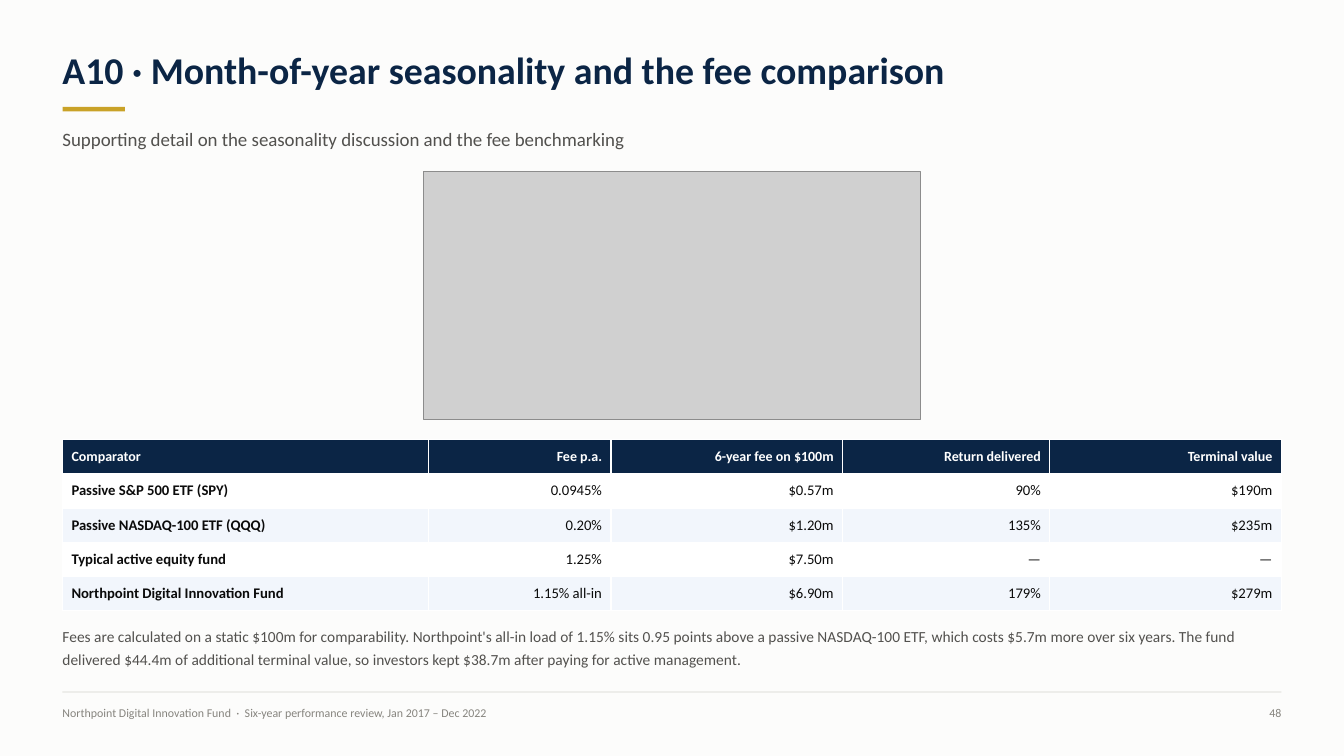
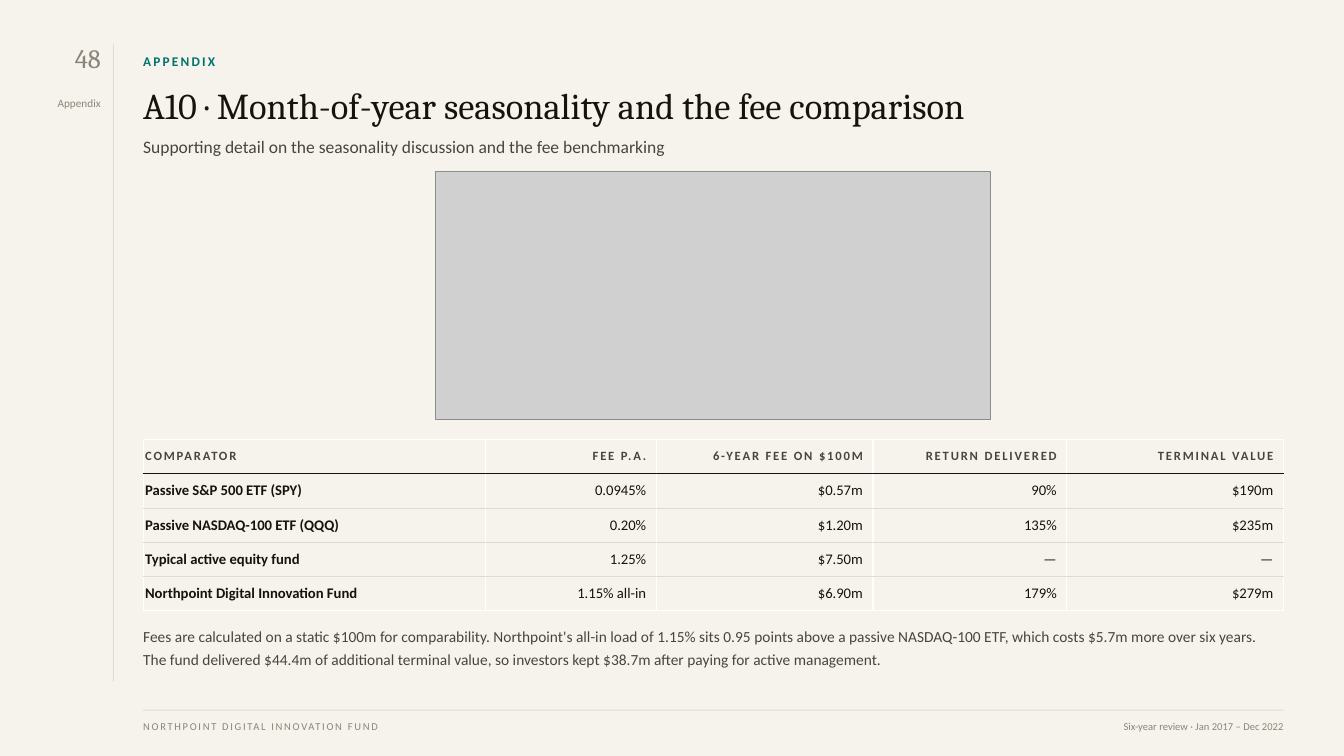
Before and after one commit to sleepdiff-web/CLAUDE, a slide deck: slide 48 of finc13303-portfolio-performance/deliverables/FINC13303_Ass2_PortfolioPerformance_14053836_OConnor.pptx. Drawn at 1344x756 pixels with LibreOffice and Linux fonts; fonts in the diff are those of the drawing; grey boxes stand for pictures. Boxes give left, top, right and bottom in pixels: in the first picture for what was removed or moved away, otherwise in the second. Text is boxed around its words. In the diff, an @@ line names an element or a change of style, - is before the commit and + after.

```diff
--- a/finc13303-portfolio-performance/deliverables/FINC13303_Ass2_PortfolioPerformance_14053836_OConnor.pptx
+++ b/finc13303-portfolio-performance/deliverables/FINC13303_Ass2_PortfolioPerformance_14053836_OConnor.pptx
@@ background #FCFCFB to #F6F3EC @@
@@ text "48": place and size @@
-text "48" at (1269,709,1281,717)
+text "48" at (75,50,101,68)
@@ text "48" at (75,50,101,68): size 8.5 to 19 pt, font Calibri to Cambria, text colour #86847E to #8C8478 @@
@@ rectangle added at (113,44,114,682), fill #E2DCCF @@
@@ text added at (143,57,215,66), 9.5 pt, text #00736A, bold @@
+APPENDIX
@@ text "A10 · Month-of-year seasonality and ...": place and size @@
-text "A10 · Month-of-year seasonality and ..." at (62,57,945,90)
+text "A10 · Month-of-year seasonality and ..." at (143,93,964,127)
@@ text "A10 · Month-of-year seasonality and ..." at (143,93,964,127): size 27 to 26 pt, font Calibri to Cambria, text colour #0B2545 to #16130F, bold off; line spacing 1.05 to 1.02 @@
@@ text added at (58,99,101,109), 8 pt, text #8C8478 @@
+Appendix
@@ rectangle removed at (63,107,125,111) @@
@@ text "Supporting detail on the seasonality ...": place and size @@
-text "Supporting detail on the seasonality ..." at (62,133,624,149)
+text "Supporting detail on the seasonality ..." at (143,141,664,156)
@@ text "Supporting detail on the seasonality ..." at (143,141,664,156): size 13.5 to 12.5 pt, text colour #52514E to #4A443C; line spacing 1.2 to 1.22 @@
@@ picture: place and size @@
-picture at (423,171,921,419)
+picture at (436,171,990,419)
@@ table at (143,440,1284,611) @@
-row 1: Comparator | Fee p.a. | 6-year fee on $100m | Return delivered | Terminal value
+row 1: COMPARATOR | FEE P.A. | 6-YEAR FEE ON $100M | RETURN DELIVERED | TERMINAL VALUE
@@ fill #0B2545 to none in row 1 @@
@@ fill #FFFFFF to none in 10 cells @@
@@ fill #F2F6FC to none in 10 cells @@
@@ text colour #0B0B0B to #16130F in "Passive S&P 500 ETF (SPY)", "0.0945%", "$0.57m", "90%" and 16 more places @@
@@ borders changed @@
@@ table: place and size @@
-table at (63,440,1282,611)
+table at (143,440,1284,611)
@@ text "Fees are calculated on a ...": place and size @@
-text "Fees are calculated on a ..." at (62,631,1235,668)
+text "Fees are calculated on a ..." at (143,631,1256,668)
@@ text "Fees are calculated on a ..." at (143,631,1256,668): text colour #52514E to #4A443C @@
@@ text at (62,709,486,719): text changed; size 8.5 to 7.5 pt; text colour #86847E to #8C8478 @@
-Northpoint Digital Innovation Fund · Six-year performance review, Jan 2017 – Dec 2022
+NORTHPOINT DIGITAL INNOVATION FUND
@@ rectangle: place and size @@
-rectangle at (63,692,1281,693)
+rectangle at (143,710,1284,711)
@@ rectangle at (143,710,1284,711): fill #E6E5E1 to #E2DCCF @@
@@ text added at (1124,723,1283,732), 7.5 pt, text #8C8478 @@
+Six-year review · Jan 2017 – Dec 2022
```
Also in this commit, not shown: 48 other slides changed, 41 other files.
